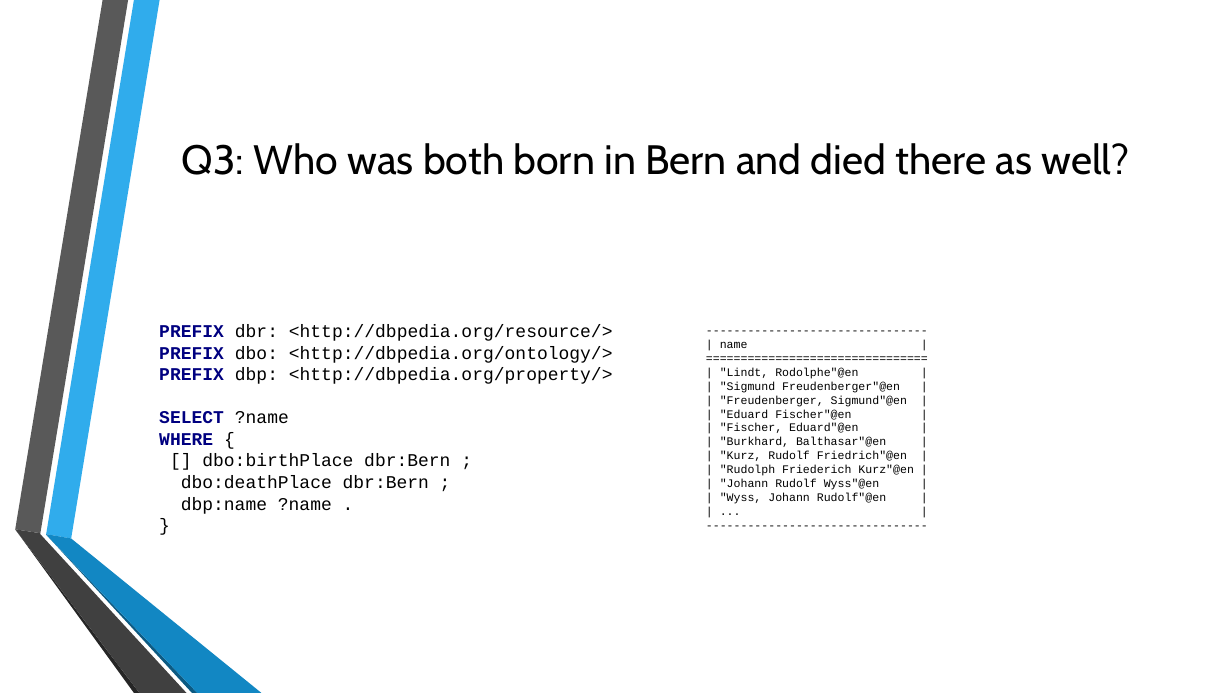
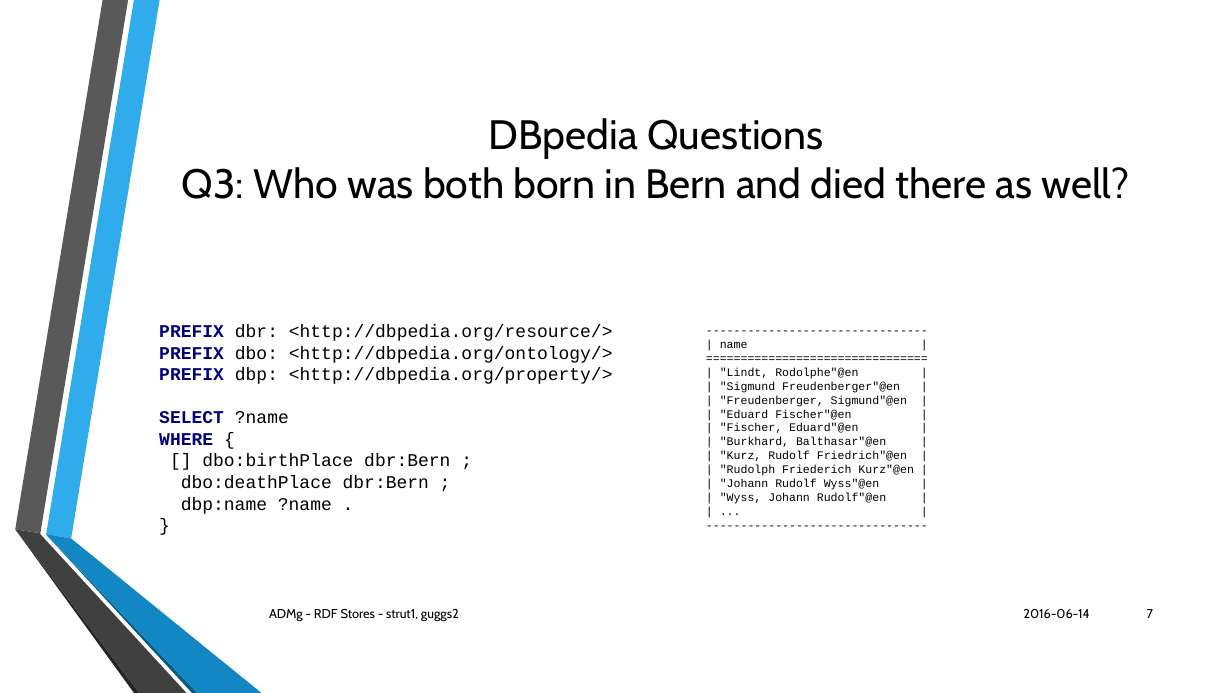
Before and after one commit to StrubT/ADMgRDFStores, a slide deck: slide 7 of presentation.pptx. Drawn at 1232x693 pixels with LibreOffice and Linux fonts; fonts in the diff are those of the drawing; background and template pictures are left out. Boxes give left, top, right and bottom in pixels: in the first picture for what was removed or moved away, otherwise in the second. Text is boxed around its words. In the diff, an @@ line names an element or a change of style, - is before the commit and + after.

```diff
--- a/presentation.pptx
+++ b/presentation.pptx
@@ title at (182, 118, 1129, 199): text changed @@
-Q3: Who was both born in Bern and died there as well?
+DBpedia Questions
+Q3: Who was both born in Bern and died there as well?
@@ text added at (269, 609, 459, 622), 10 pt, text #000000 @@
+ADMg - RDF Stores - strut1, guggs2
@@ text added at (1023, 609, 1089, 618), 10 pt, text #000000 @@
+2016-06-14
@@ page number added at (1147, 609, 1153, 618), 10 pt, text #000000 @@
+7
```
Also in this commit, not shown: 8 other slides changed, 1 other file.
